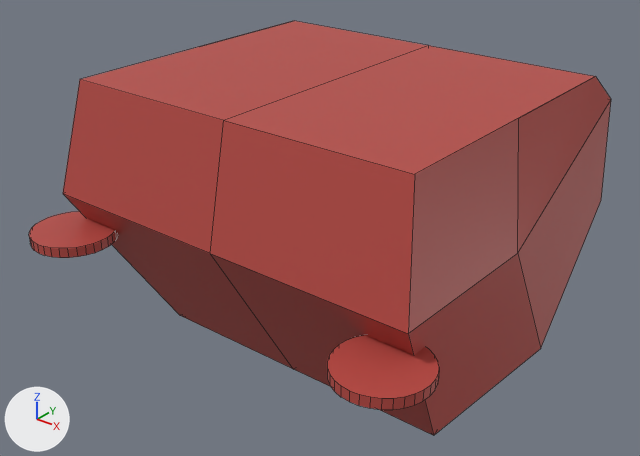
Renders of the OBJ model mujoco/assets/TaiwanBear/Body.001.obj from each side of a commit.
Rendered twice from a camera (50 mm lens) standing at (0.25, -0.287, 0.213) and looking at (-0.018, 0.048, 0.006). Arrows for +X, +Y and +Z are at lower left; the lights stay in place. The picture after the commit comes second. Mesh edges are drawn as thin lines. Where no turn or scale is listed for an object, it has been applied to the vertices.

Names of what the first picture shows: 'Head.C'.
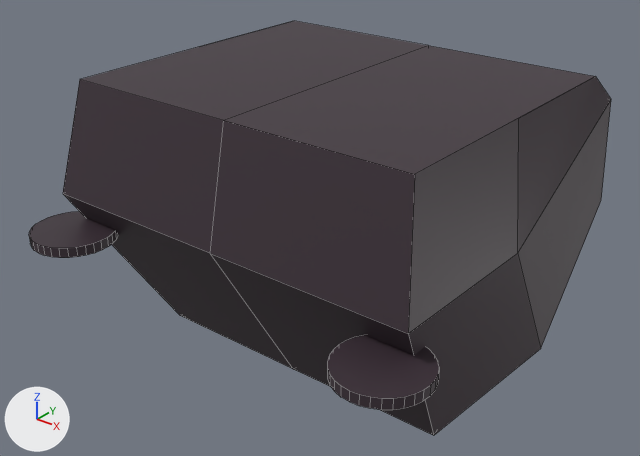
Boxes [x1, y1, x2, y2] around the edits, measured in the pictures (640 x 456 px):
'Head.C', recoloured (red to dark grey): [29, 21, 611, 435] in both

The change in detail:
Material 'BodyBlack' (mat_bodyblack) changes colour from red #b84a43 to dark grey #3c2f38; in linear values from (0.479, 0.0685, 0.0567) to (0.0447, 0.0289, 0.0397).
